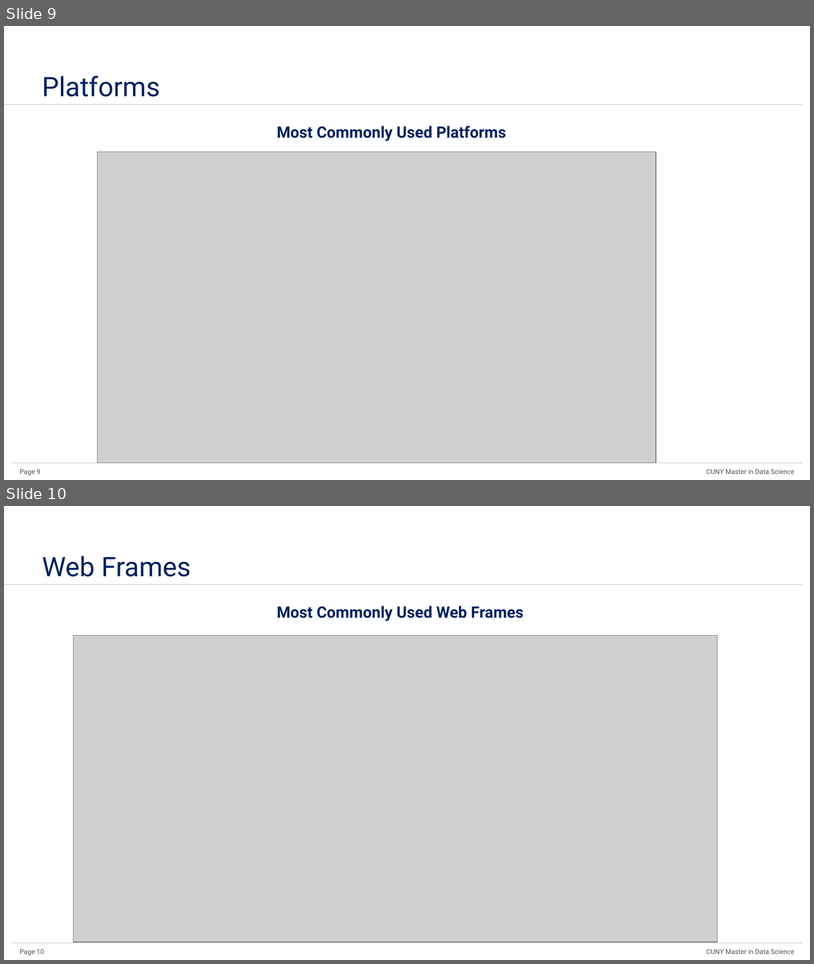
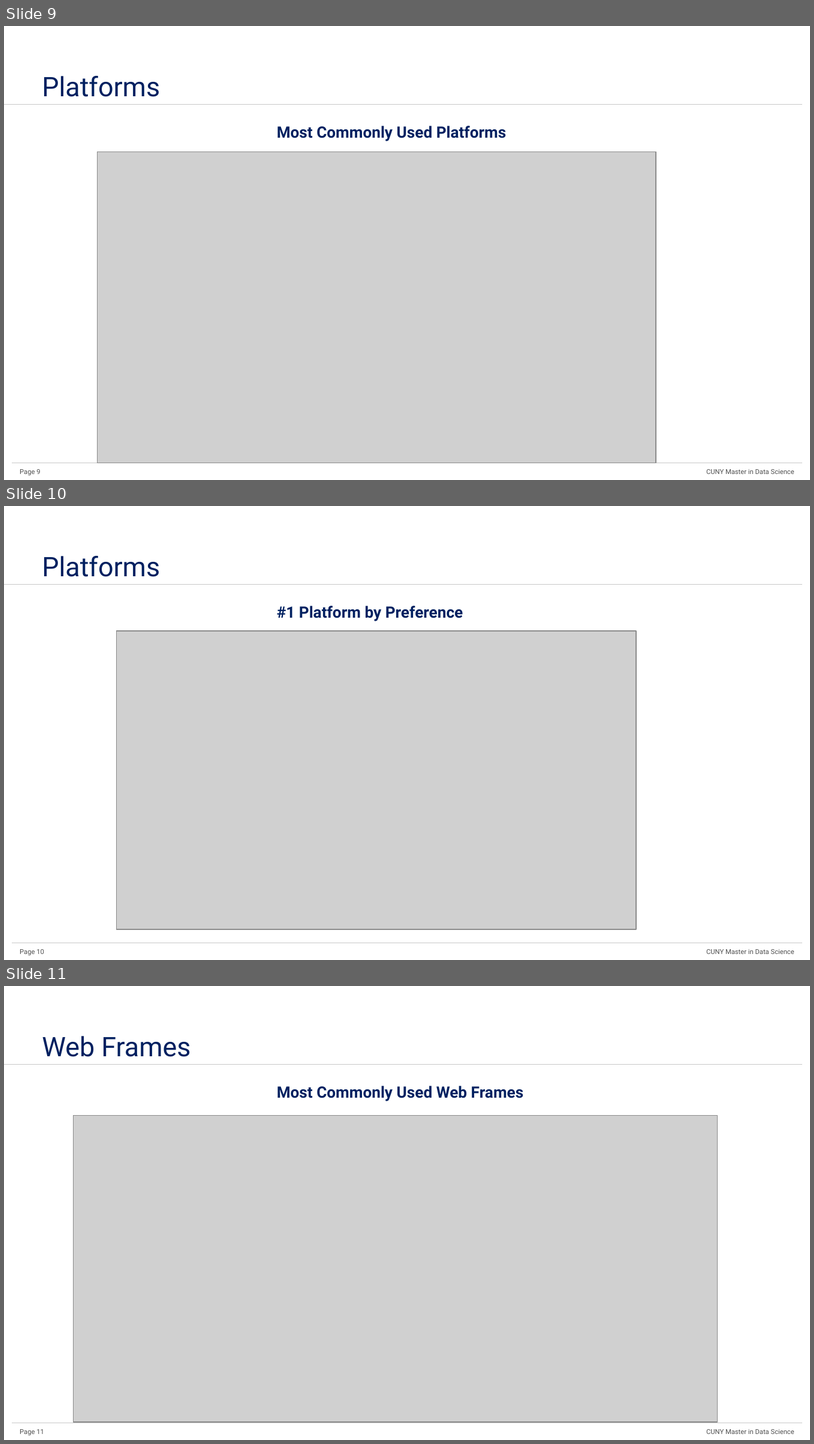
Before and after one commit to hillt5/Project-3-DATA-607, a slide deck: Data607_Project3_Data_Science_Skills.pptx. Shown one above the other, each under a label of ours: slides 9 and 10 before the commit, slides 9, 10 and 11 after it. The pictures are 814x964 and 814x1444 pixels, drawn with LibreOffice and Linux fonts; fonts in the diff are those of the drawing; grey boxes stand for pictures. Boxes give left, top, right and bottom in pixels: in the first picture for what was removed or moved away, otherwise in the second. Text is boxed around its words. In the diff, an @@ line names an element or a change of style, - is before the commit and + after.

```diff
--- a/Data607_Project3_Data_Science_Skills.pptx
+++ b/Data607_Project3_Data_Science_Skills.pptx
@@ slide 10 added at (4,506,810,960), background #FFFFFF; not listed: 4 template elements that a slide beside it also shows @@
@@ title added at (42,556,160,577), 24 pt, text #002060 @@
+Platforms
@@ text added at (277,606,463,621), 14 pt, text #002060, bold @@
+#1 Platform by Preference
@@ picture added at (117,631,637,930) @@
@@ what was slide 10 is now slide 11 @@
@@ page number at (20,1429,44,1435): text changed @@
-Page 10
+Page 11
```
Also in this commit, not shown: 1 other slide added.
